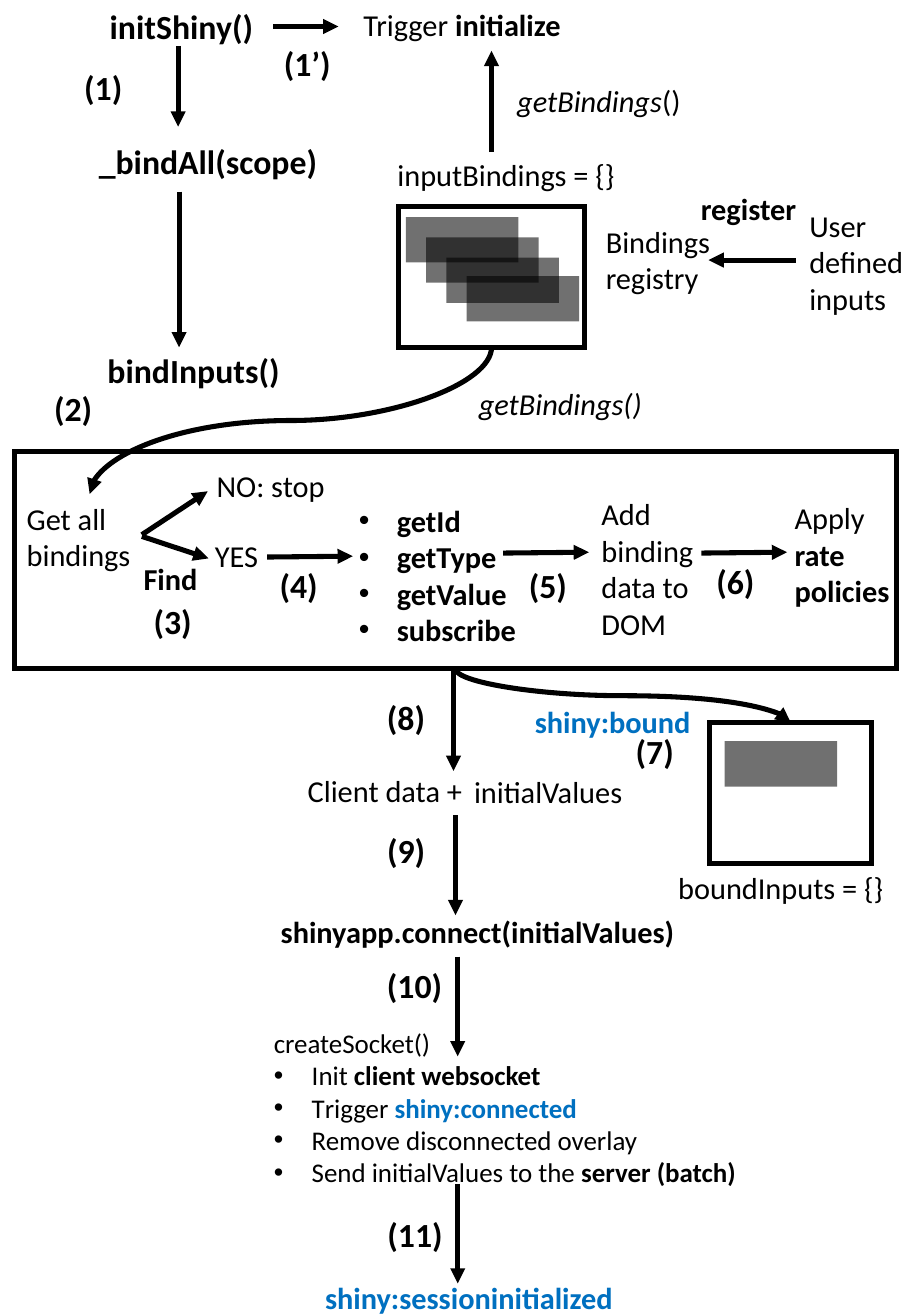
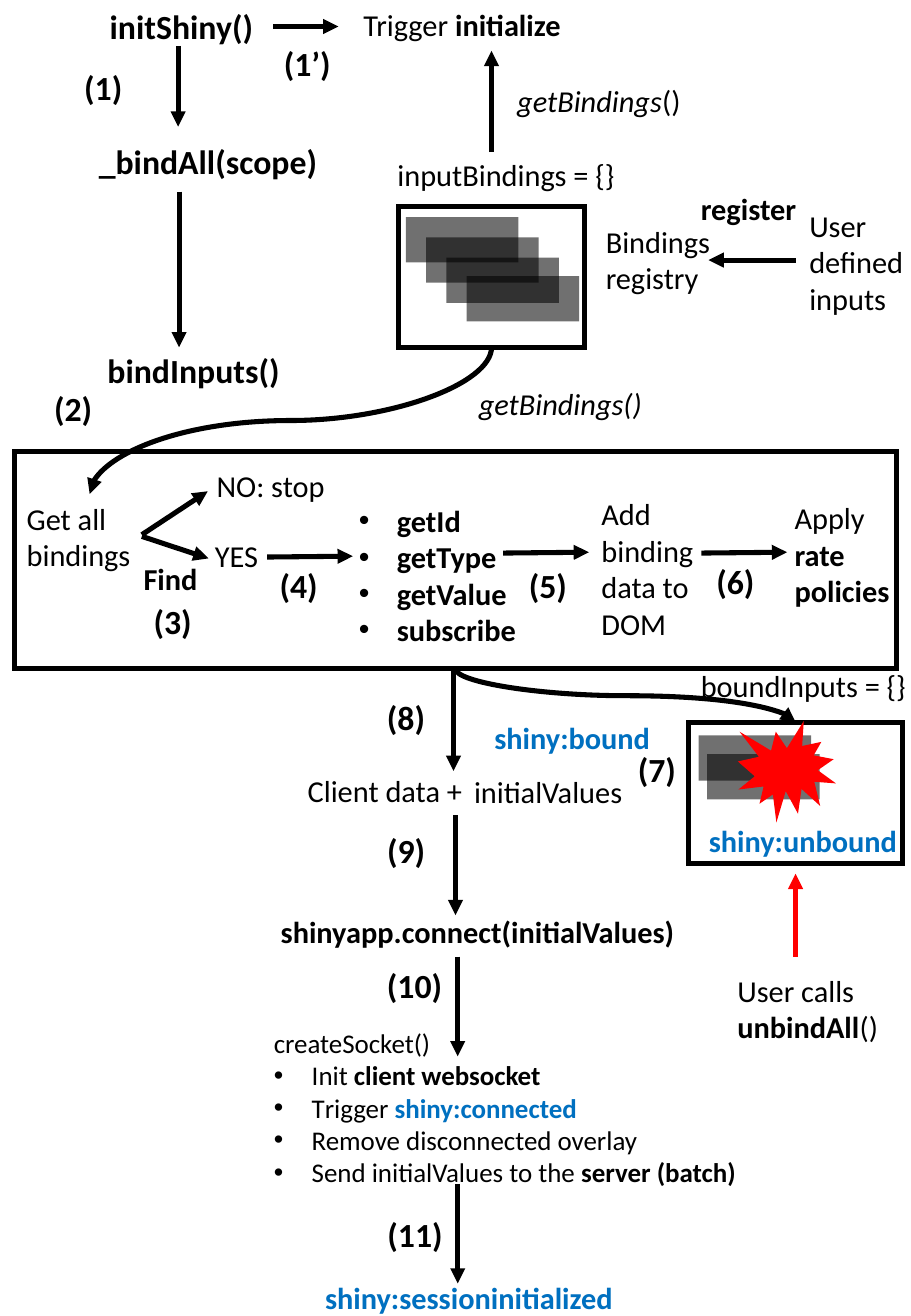
Before and after one commit to DivadNojnarg/outstanding-shiny-ui, a slide deck: slide 1 of images/survival-kit/init-shiny-recap.pptx. Drawn at 911x1316 pixels with LibreOffice and Linux fonts; fonts in the diff are those of the drawing. Boxes give left, top, right and bottom in pixels: in the first picture for what was removed or moved away, otherwise in the second. Text is boxed around its words. In the diff, an @@ line names an element or a change of style, - is before the commit and + after.

```diff
--- a/images/survival-kit/init-shiny-recap.pptx
+++ b/images/survival-kit/init-shiny-recap.pptx
@@ curved arrow moved from (456, 669) - (791, 723) to (456, 669) - (796, 723) @@
@@ text "boundInputs = {}": place and size @@
-text "boundInputs = {}" at [678, 878, 835, 904]
+text "boundInputs = {}" at [701, 676, 858, 704]
@@ text "shiny:bound": place and size @@
-text "shiny:bound" at [535, 711, 691, 740]
+text "shiny:bound" at [494, 727, 650, 754]
@@ text "(7)": place and size @@
-text "(7)" at [636, 739, 674, 769]
+text "(7)" at [638, 757, 676, 787]
@@ rectangle: place and size @@
-rectangle at [709, 723, 872, 864]
+rectangle at [689, 723, 902, 864]
@@ rectangle: place and size @@
-rectangle at [725, 741, 838, 786]
+rectangle at [698, 735, 811, 780]
@@ irregular seal added at [737, 722, 836, 824], fill #FF0000 @@
@@ rectangle added at [707, 754, 820, 799], fill #000000 at 56% opacity @@
@@ text added at [709, 830, 897, 857], 18 pt, text #0070C0, bold @@
+shiny:unbound
@@ arrow added from (796, 957) to (796, 873), #FF0000 3 pt @@
@@ text added at [737, 981, 878, 1042], 18 pt, text #000000 @@
+User calls unbindAll()
```
Also in this commit, not shown: 53 other files.
